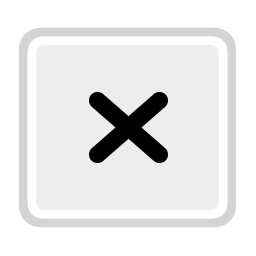
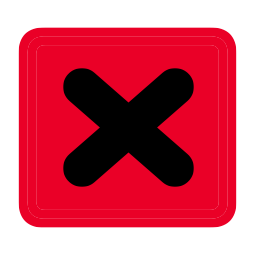
Two versions of the same layered image (256 x 256). Layer-by-layer changes:
painted on "Vector Smart Object" (1st of 2) over 63, 68, 194, 187
added layer "Layer 1" above "Vector Smart Object" over 18, 27, 237, 228
